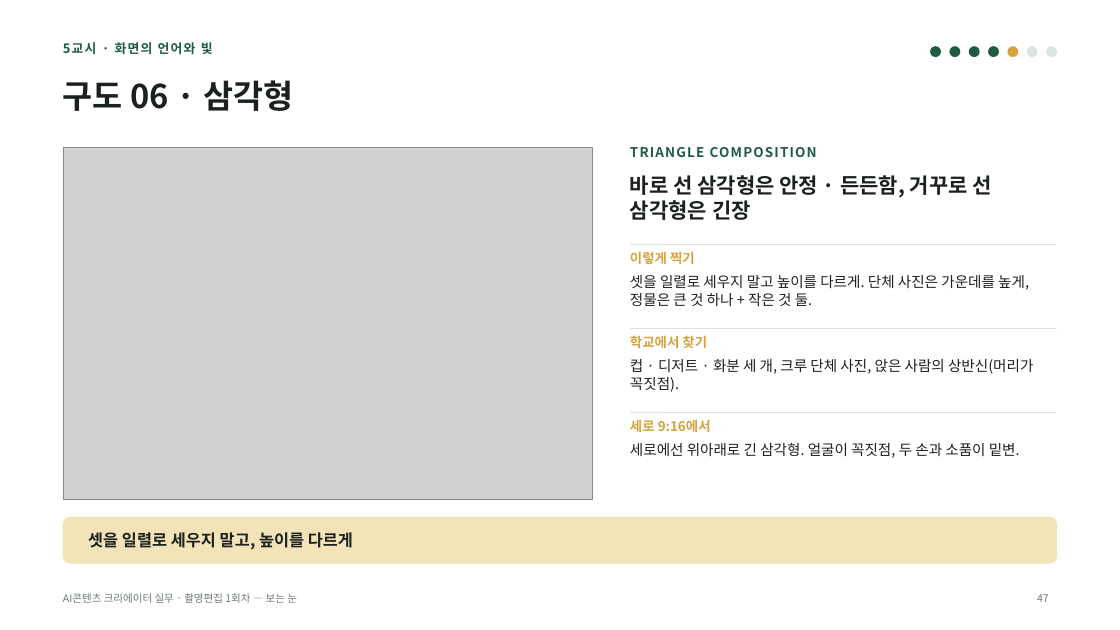
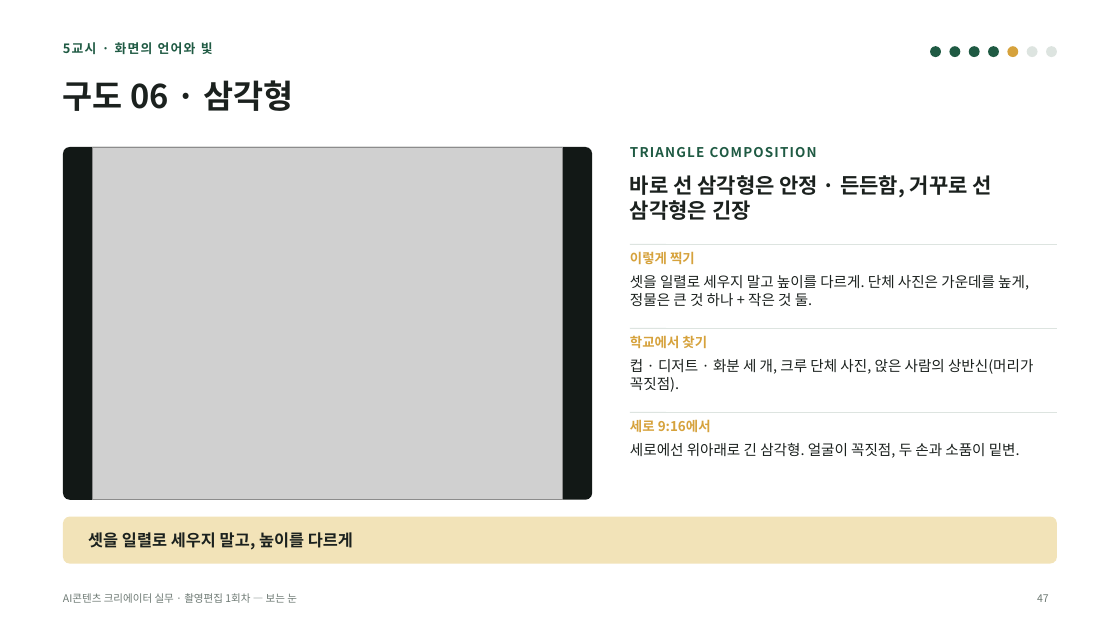
Before and after one commit to yujida/MARUBIT, a slide deck: slide 47 of lectures/01/1회차_보는눈_슬라이드.pptx. Drawn at 1120x630 pixels with LibreOffice and Linux fonts; fonts in the diff are those of the drawing; grey boxes stand for pictures. Boxes give left, top, right and bottom in pixels: in the first picture for what was removed or moved away, otherwise in the second. Text is boxed around its words. In the diff, an @@ line names an element or a change of style, - is before the commit and + after.

```diff
--- a/lectures/01/1회차_보는눈_슬라이드.pptx
+++ b/lectures/01/1회차_보는눈_슬라이드.pptx
@@ rounded rectangle added at [63,147,592,500], fill #121816 @@
@@ picture: place and size @@
-picture at [63,147,592,500]
+picture at [92,147,563,500]
```
Also in this commit, not shown: 9 other slides changed, 12 other files.
